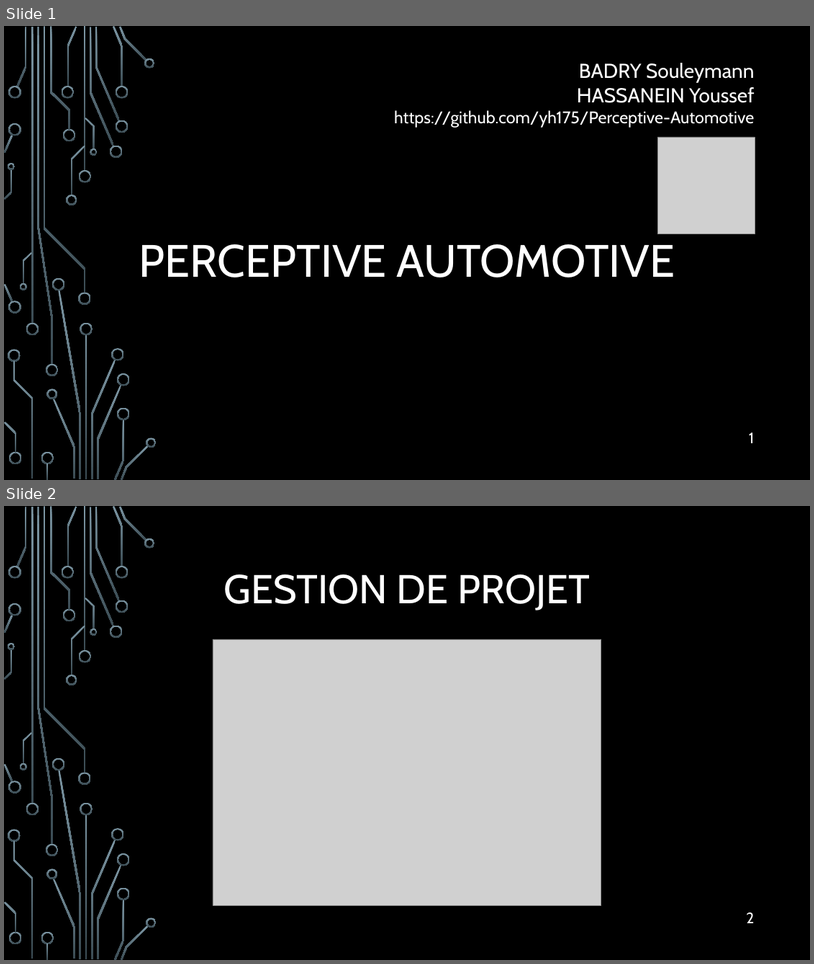
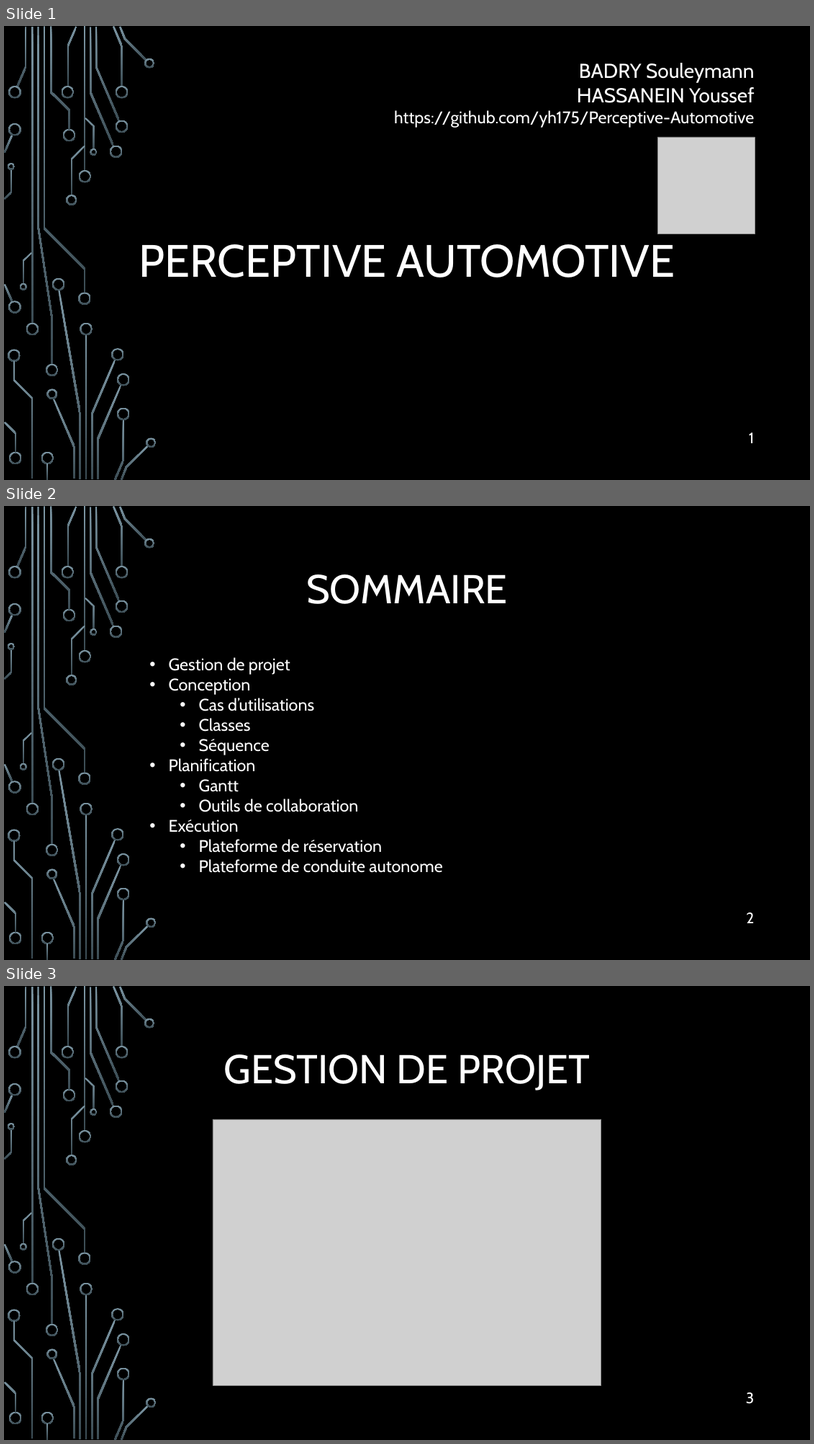
Before and after one commit to yh175/Perceptive-Automotive, a slide deck: docs/Perceptive automotive v2.pptx. Shown one above the other, each under a label of ours: slides 1 and 2 before the commit, slides 1, 2 and 3 after it. The pictures are 814x964 and 814x1444 pixels, drawn with LibreOffice and Linux fonts; fonts in the diff are those of the drawing; grey boxes stand for pictures; background and template pictures are left out. Boxes give left, top, right and bottom in pixels: in the first picture for what was removed or moved away, otherwise in the second. Text is boxed around its words. In the diff, an @@ line names an element or a change of style, - is before the commit and + after.

Commit message:
Update slides

```diff
--- a/docs/Perceptive automotive v2.pptx
+++ b/docs/Perceptive automotive v2.pptx
@@ slide 2 added at (x1=4, y1=506, x2=810, y2=960), background picture (left out); not listed: 54 template elements that a slide beside it also shows @@
@@ title added at (x1=306, y1=574, x2=508, y2=604), 48 pt, text #FFFFFF @@
+SOMMAIRE
@@ text added at (x1=169, y1=657, x2=442, y2=872), 20 pt, text #FFFFFF @@
+• Gestion de projet
+• Conception
+  • Cas d’utilisations
+  • Classes
+  • Séquence
+• Planification
+  • Gantt
+  • Outils de collaboration
+• Exécution
+  • Plateforme de réservation
+  • Plateforme de conduite autonome
@@ page number added at (x1=746, y1=912, x2=754, y2=923), 18 pt, text #FFFFFF @@
+2
@@ what was slide 2 is now slide 3 @@
@@ page number at (x1=746, y1=1392, x2=754, y2=1404): text changed @@
-2
+3
```
